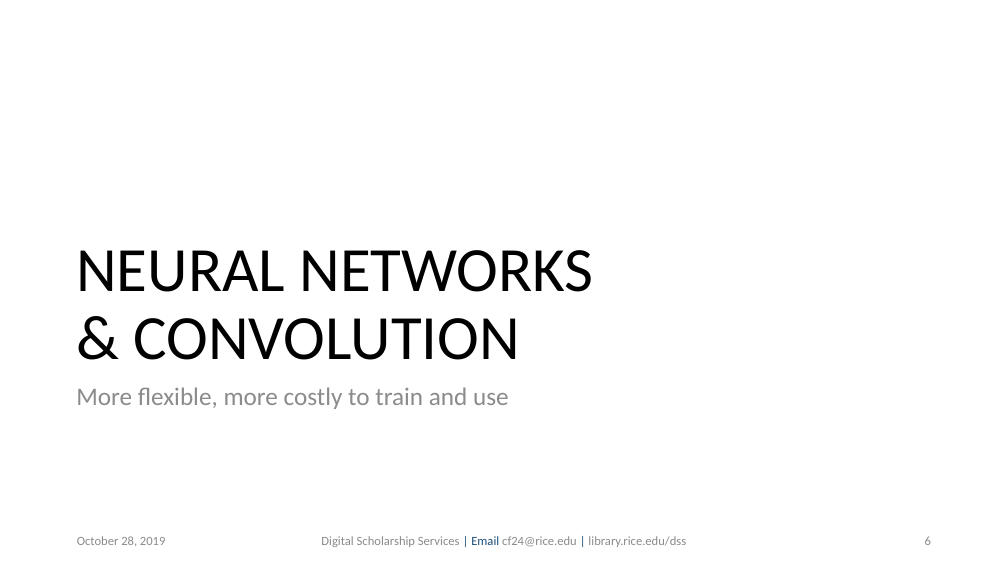
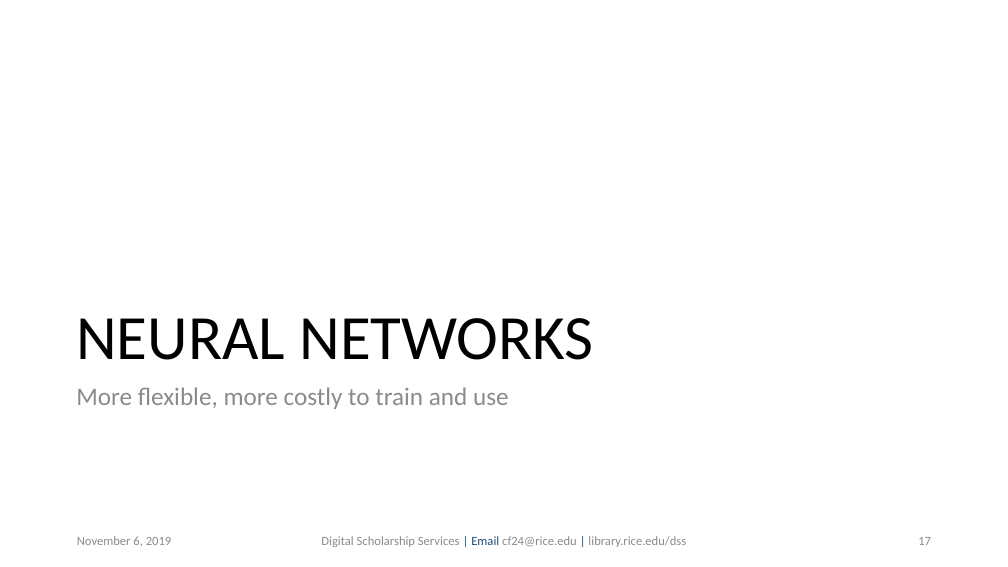
Before and after one commit to bakitybacon/rice-data-and-donuts, a slide deck: slide 17 of tf/Introduction to TensorFlow.pptx (slide 6 before the commit). Drawn at 1008x567 pixels with LibreOffice and Linux fonts; fonts in the diff are those of the drawing; background and template pictures are left out. Boxes give left, top, right and bottom in pixels: in the first picture for what was removed or moved away, otherwise in the second. Text is boxed around its words. In the diff, an @@ line names an element or a change of style, - is before the commit and + after.

```diff
--- a/tf/Introduction to TensorFlow.pptx
+++ b/tf/Introduction to TensorFlow.pptx
@@ title at (76,318,593,360): text changed @@
-NEURAL NETWORKS
-& CONVOLUTION
+NEURAL NETWORKS
@@ text at (77,536,172,546): text changed @@
-October 28, 2019
+November 6, 2019
@@ page number at (918,537,931,545): text changed @@
-6
+17
```
Also in this commit, not shown: 9 other slides changed, 22 slides added, 2 slides removed, 1 other file.
